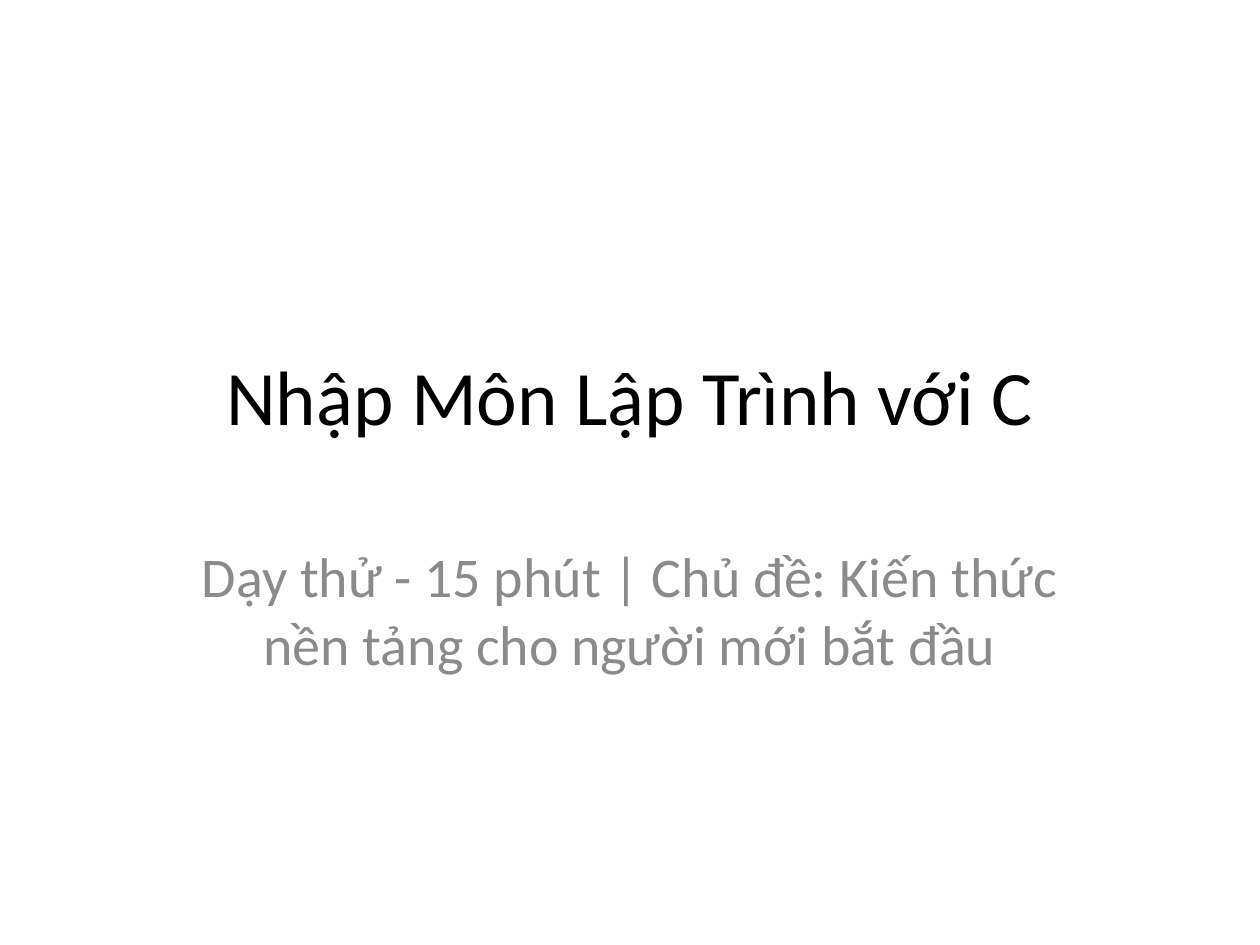
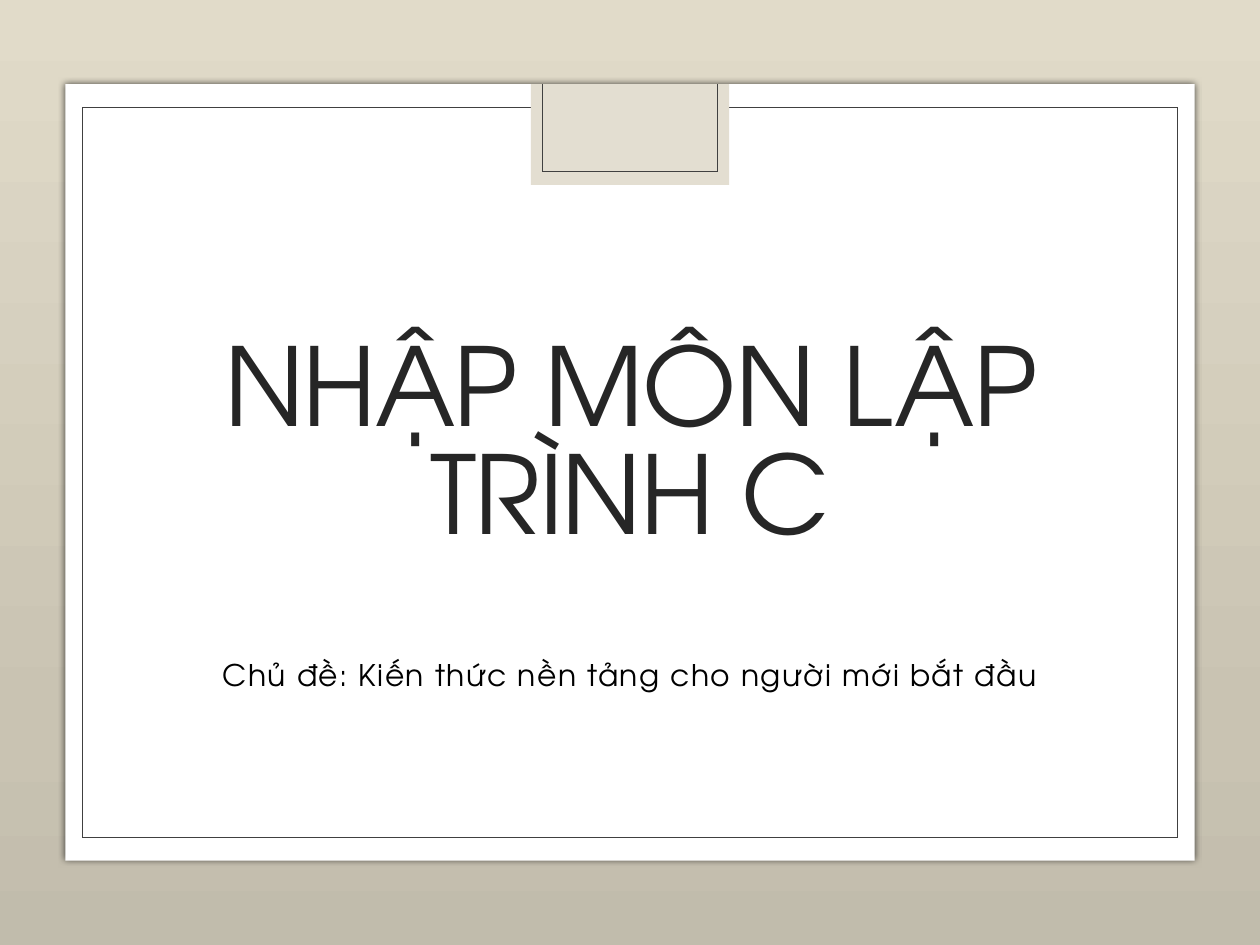
Before and after one commit to realhvinh/mindx, a slide deck: slide 1 of Bai_giang_lap_trinh_day_thu_hoan_chinh.pptx. Drawn at 1260x945 pixels with LibreOffice and Linux fonts; fonts in the diff are those of the drawing; background and template pictures are left out. Boxes give left, top, right and bottom in pixels: in the first picture for what was removed or moved away, otherwise in the second. Text is boxed around its words. In the diff, an @@ line names an element or a change of style, - is before the commit and + after.

```diff
--- a/Bai_giang_lap_trinh_day_thu_hoan_chinh.pptx
+++ b/Bai_giang_lap_trinh_day_thu_hoan_chinh.pptx
@@ background #FFFFFF to picture (left out) @@
@@ rectangle added at (0, 0, 1260, 945), fill gradient #E2DCCA to #CAC4B2 to #C2BCAC @@
@@ rectangle added at (66, 84, 1194, 861), fill #FFFFFF @@
@@ rectangle added at (530, 84, 728, 185), fill #E3DED1 @@
@@ line added from (543, 84) to (543, 173), #404040 0.5 pt @@
@@ line added from (717, 84) to (717, 173), #404040 0.5 pt @@
@@ rectangle added at (82, 107, 1177, 838), fill #FFFFFF, outline #404040 0.5 pt @@
@@ rectangle added at (135, 175, 1124, 769), fill #FFFFFF @@
@@ line added from (543, 171) to (717, 171), #404040 0.5 pt @@
@@ title at (224, 326, 1037, 536): text changed; size 44 to 62 pt; font Calibri to TeX Gyre Adventor; text colour #000000 to #262626 @@
-Nhập Môn Lập Trình với C
+NHẬP MÔN LẬP TRÌNH C
@@ subtitle at (223, 658, 1037, 693): text changed; size 32 to 17 pt; font Calibri to TeX Gyre Adventor; text colour #8C8C8C to #000000 @@
-Dạy thử - 15 phút | Chủ đề: Kiến thức nền tảng cho người mới bắt đầu
+Chủ đề: Kiến thức nền tảng cho người mới bắt đầu
```
Also in this commit, not shown: 6 other slides changed, 13 slides added.
